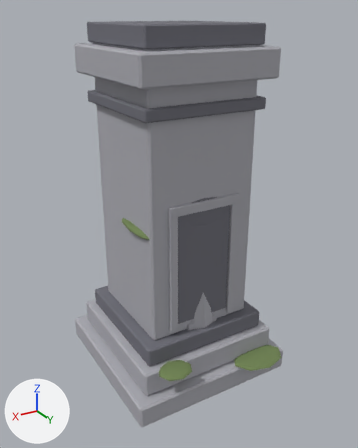
One commit to the glTF model godot/art/models/SM_Cripta_Pilar.glb: the scene before it, then after it.
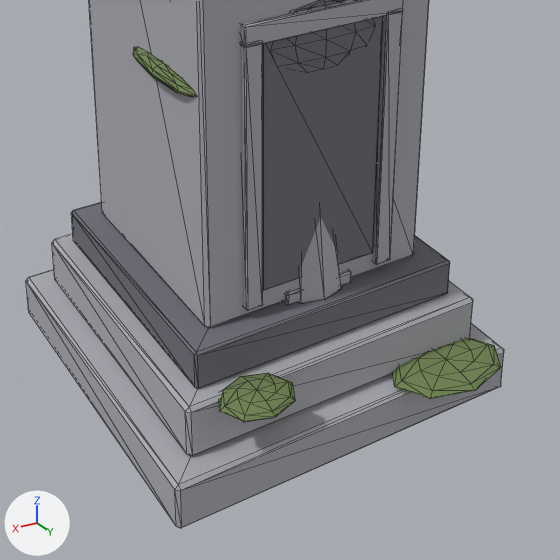
Old and new are each drawn whole from a camera (50 mm lens) standing at (4.1, 7.02, 6.21) and looking at (0.03, 0.23, 2.82) and again close up on the part from 18% to 86% of the width and 44% to 99% of the height. The axes (+X, +Y, +Z) are drawn at lower left. The lights are the same throughout. The first two pictures are the older version. The close-ups show mesh edges as thin lines. Vertices at exactly the same position are counted once.

The older version as bpy lines, for what is in view:
```python
mat_m_musgo = principled_material('M_Musgo')
mat_m_musgo.base_color = (0.17, 0.24, 0.09)  # green #738655
mat_m_musgo.roughness = 1.0
me_cube = bpy.data.meshes.new('Cube')
me_cube.from_pydata(...)  # 896 vertices, 1688 faces; spans x -1.5..1.5, y -1.5..1.8, z 0.0..6.05
# faces by material slot: [832, 616, 240]
me_cube.materials.append(mat_m_pedra)  # grey #adadb5
me_cube.materials.append(mat_m_pedraescura)  # grey #6f6f79
me_cube.materials.append(mat_m_musgo)  # green #738655
ob_cube = bpy.data.objects.new('Cube', me_cube)
ob_cube.location = (0.0, 0.0, 0.0)
```
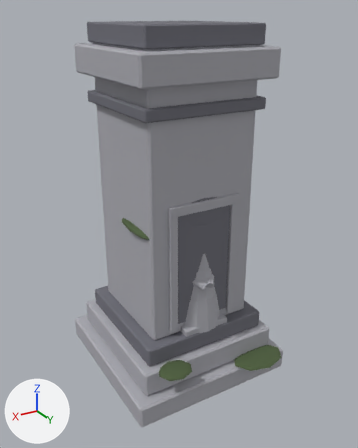
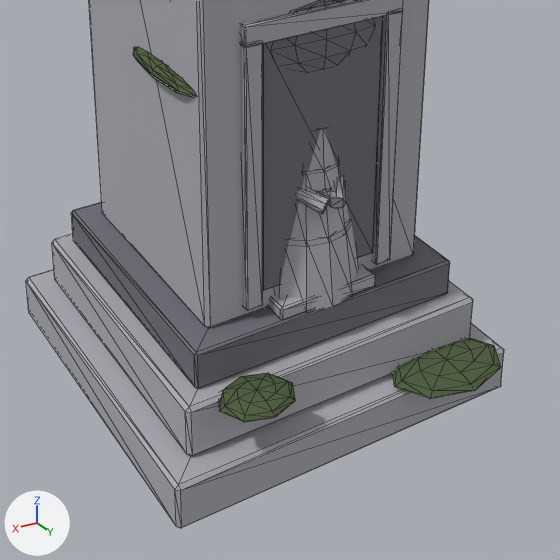
The change, as a list of edits to the scene's bpy script:
```text
Change mat_m_musgo:
    mat_m_musgo.base_color: (0.17, 0.24, 0.09) -> (0.08, 0.12, 0.05)  # green #738655 -> dark green #50613f
Change me_cube:
    used by ob_cube; location = (0.0, 0.0, 0.0)
    remove me_cube.from_pydata(...)  # 896 vertices, 1688 faces; spans x -1.5..1.5, y -1.5..1.8, z 0.0..6.05
    add me_cube.from_pydata(...)  # 1037 vertices, 1938 faces; spans x -1.5..1.5, y -1.5..1.8, z 0.0..6.05
    me_cube part 1: a new loose piece, a 14-sided cut cone along z (radius 0.47 at the low end, 0.4 at the high end) spanning x -0.46..0.46, y 0.22..1.17, z 1.15..1.72, in mat_m_pedra (grey #adadb5)
    me_cube part 2: a new loose piece, a 14-sided cut cone along z (radius 0.4 at the low end, 0.31 at the high end) spanning x -0.39..0.39, y 0.3..1.1, z 1.67..2.24, in mat_m_pedra (grey #adadb5)
    me_cube part 3: a new loose piece, a 12-sided cut cone along z (radius 0.31 at the low end, 0.28 at the high end) spanning x -0.31..0.31, y 0.39..1.01, z 2.22..2.55, in mat_m_pedra (grey #adadb5)
    me_cube part 4: a new loose piece, an icosphere of 80 faces spanning x -0.11..0.11, y 0.96..1.09, z 1.96..2.09, in mat_m_pedra (grey #adadb5)
    me_cube part 5: the loose piece of 24 vertices spanning x -0.29..0.29, y 0.41..0.99, z 1.15..1.26 is scaled about its middle by (1.47, 1.47, 1)
    me_cube part 6: a new loose piece of 16 vertices spanning x -0.27..0.01, y 0.82..1.15, z 1.94..2.17, in mat_m_pedra (grey #adadb5)
    me_cube part 7: a new loose piece of 16 vertices spanning x -0.01..0.27, y 0.82..1.15, z 1.94..2.17, in mat_m_pedra (grey #adadb5)
    me_cube part 8
    71 vertices are removed from x -0.36..0.36, y 0.34..1.06, z 1.15..2.64
    166 faces are deleted
    5 vertices in x -0.05..0.05, y 0.82..0.87, z 2.78..2.83 move by (0.0, 0.0, 0.03)
    4 vertices in x 0.09, y 0.55..0.85, z 2.61..2.64 move by (0.03, 0.0, 0.0)
    4 vertices in x -0.03..0.03, y 0.47..0.77, z 2.5..2.63 move by (0.0, 0.02, 0.0)
    4 vertices in x -0.09, y 0.55..0.85, z 2.61..2.64 move by (-0.03, 0.0, 0.0)
    4 vertices in x -0.03..0.03, y 0.74..0.77, z 2.78..2.83 move by (0.0, 0.02, 0.03)
    3 vertices in x -0.12..0.12, y 0.89..0.91, z 2.44 move by (0.0, -0.04, 0.01)
    85 vertices move from x -0.33..0.33, y 0.49..0.93, z 2.44..2.84 to x -0.33..0.33, y 0.51..0.91, z 2.45..2.88
    19 vertices are added at x -0.33..0.33, y 0.6..0.8, z 2.4..2.56
    66 new faces join them, mat_m_pedra (grey #adadb5)
    other edits to the shape of me_cube do not show in these pictures
```

What differs and where, as boxes [x1, y1, x2, y2] in the close-ups (560 x 560 px; the box of a moved part takes in the faces that stretch with it):
'Cube', reshaped: [26, 0, 504, 528] in both
part 1 of me_cube, added: after [275, 220, 359, 311]
part 2 of me_cube, added: after [291, 163, 349, 241]
part 3 of me_cube, added: after [309, 129, 335, 171]
part 4 of me_cube, added: after [319, 188, 332, 204]
part 5 of me_cube, moved or reshaped: before [283, 269, 351, 305]; after [268, 264, 376, 320]
part 6 of me_cube, added: after [329, 176, 346, 209]
part 7 of me_cube, added: after [296, 188, 330, 214]
part 8 of me_cube, moved or reshaped: before [292, 218, 342, 303]
